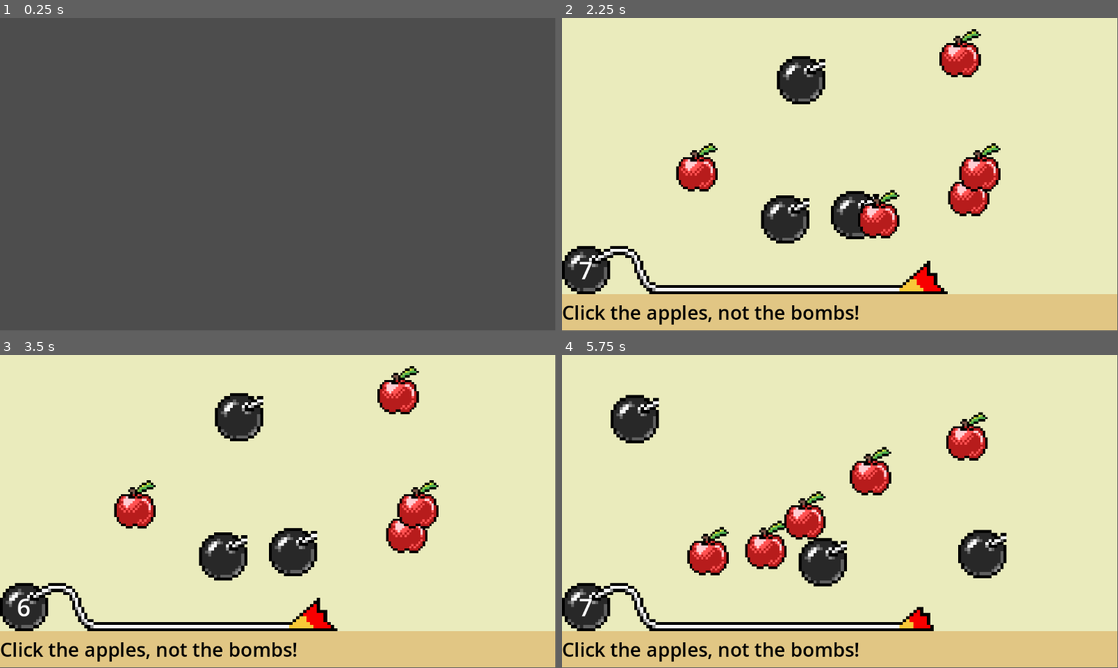
Above: before the commit, frames 1-4 (two rows, left to right).
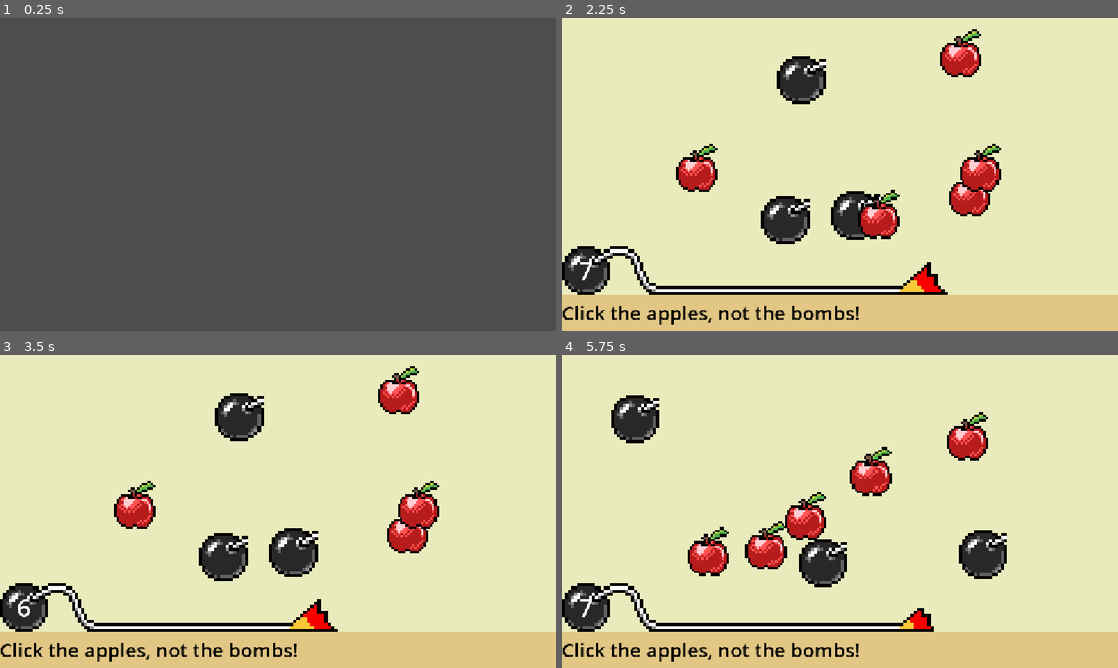
Above: after the commit, the same moments.

Repository: Sylvvs/rogue-ware
Game: Godot game, scene res://scenes/GameHandler.tscn
Same seed, same stepped clock (60 frames per second), same inputs: the game is played once before the commit and once after it.
Inputs (mouse positions are in pixels of both pictures, inside the frame that each line leads up to):
- Up to frame 1 (0.25 s): no input
- Up to frame 2 (2.25 s): tap Enter at 0.5, 2 s; tap Space at 1.25 s
- Up to frame 3 (3.5 s): click (294, 552) at 2.77 s
- Up to frame 4 (5.75 s): click (784, 555) at 3.52 s; tap Space at 4.25 s; tap Enter at 5 s
In our replay, the window is 799x449 before the commit and 800x450 after it. These sizes can differ from the game's own. Grey fills any space a smaller window leaves; there, only what the larger window draws over its background counts as a difference.

The runs differ from the first frame. In frame 1, only the window size differs. In frame 2, 3.5% of the frame differs, in the area x 0-100%, y 0-98%; in frame 3, 3.3%; in frame 4, 3.7%.

Commit message:
fixed screen resizing and removed old aimtrainer

Diff:
--- a/project.godot
+++ b/project.godot
@@ -15,6 +15,11 @@
 config/features=PackedStringArray("4.5", "Forward Plus")
 config/icon="res://icon.svg"
 
+[display]
+
+window/size/resizable=false
+window/stretch/mode="canvas_items"
+
 [rendering]
 
 textures/canvas_textures/default_texture_filter=0
--- a/scenes/game_handler.gd
+++ b/scenes/game_handler.gd
@@ -14,7 +14,6 @@
 
 func _ready() -> void:
 	intermission.start()
-	get_window().unresizable = true
 
 func start_random_minigame():
 	intermission.stop()
--- a/scenes/minigames/AimTrainer.tscn
+++ /dev/null
@@ -1,50 +0,0 @@
-[gd_scene load_steps=6 format=3 uid="uid://cfhkob8m7fkqu"]
-
-[ext_resource type="Script" uid="uid://b4klrgqdemeq1" path="res://scenes/minigames/aim_trainer.gd" id="1_8m13g"]
-[ext_resource type="Texture2D" uid="uid://d1i6qlv7hbl1" path="res://images/apple.png" id="1_lspkl"]
-[ext_resource type="Texture2D" uid="uid://lc3fpi1dv4ft" path="res://images/bomb sprite 3.png" id="2_8m13g"]
-
-[sub_resource type="AtlasTexture" id="AtlasTexture_prp3r"]
-atlas = ExtResource("1_lspkl")
-region = Rect2(36, 24, 216, 252)
-
-[sub_resource type="AtlasTexture" id="AtlasTexture_h8fh8"]
-atlas = ExtResource("2_8m13g")
-region = Rect2(3, 6, 16, 16)
-
-[node name="AimTrainer" type="Control"]
-layout_mode = 3
-anchors_preset = 15
-anchor_right = 1.0
-anchor_bottom = 1.0
-grow_horizontal = 2
-grow_vertical = 2
-script = ExtResource("1_8m13g")
-
-[node name="Background" type="ColorRect" parent="."]
-layout_mode = 1
-anchors_preset = 15
-anchor_right = 1.0
-anchor_bottom = 1.0
-grow_horizontal = 2
-grow_vertical = 2
-color = Color(1, 1, 0.65, 1)
-
-[node name="Apple" type="TextureButton" parent="."]
-visible = false
-layout_mode = 0
-offset_right = 300.0
-offset_bottom = 300.0
-scale = Vector2(0.333, 0.333)
-texture_normal = SubResource("AtlasTexture_prp3r")
-stretch_mode = 5
-
-[node name="Bomb" type="TextureButton" parent="."]
-visible = false
-layout_mode = 0
-offset_right = 100.0
-offset_bottom = 100.0
-texture_normal = SubResource("AtlasTexture_h8fh8")
-stretch_mode = 0
-
-[connection signal="button_down" from="Bomb" to="." method="_on_bomb_button_down"]
--- a/scenes/minigames/aim_trainer.gd
+++ b/scenes/minigames/aim_trainer.gd
@@ -25,8 +25,8 @@
 var rng = RandomNumberGenerator.new()
 func get_random_pos():
 	return Vector2(
-	rng.randi_range(0,get_viewport().size.x-100),
-	rng.randi_range(0,get_viewport().size.y-250)
+	rng.randi_range(0,get_viewport().get_visible_rect().size.x-100),
+	rng.randi_range(0,get_viewport().get_visible_rect().size.y-250)
 	)
 
 func _on_bomb_button_down() -> void:
